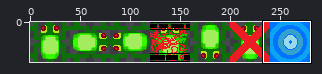
Two states of a sprite sheet, frogger/frog_gimp.png. The picture above shows the old version from afar; the outline marks the close-up.
Close-up. Before the commit:
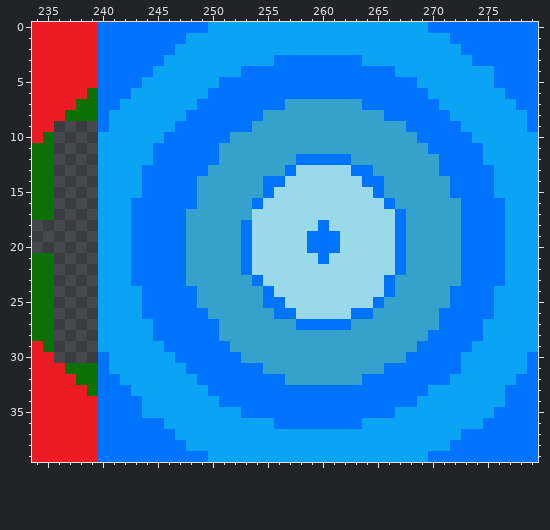
The file is 280x40 pixels. Shown: x 234..279, y 0..39.
New version:
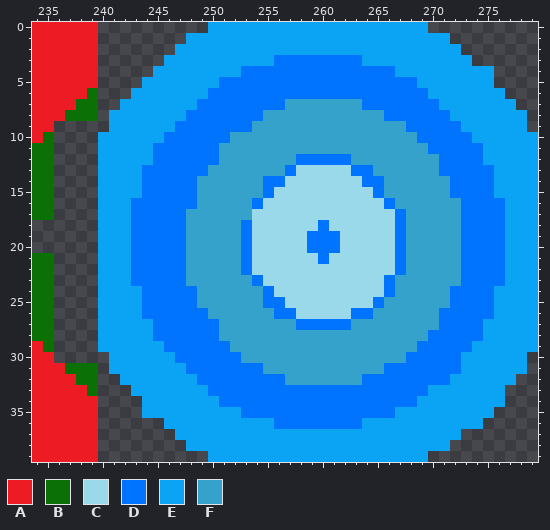
Palette (. is transparent): A #ed1c24  B #0b7005  C #99d9ea  D #0073ff  E #0ba3f4  F #34a2cb
Change:
The edit erases colour D in row 0 at x 240 to 249 and 270 to 279; in row 1 at x 240 to 247 and 272 to 279; in row 2 at x 240 to 246 and 273 to 279; in row 3 at x 240 to 245 and 274 to 279; in row 4 at x 240 to 244 and 276 to 279; in row 5 at x 240 to 243 and 276 to 279.
The edit erases colour D in row 6 at x 240 to 242 and 277 to 279; in row 7 at x 240 to 241 and 278 to 279; in rows 8 to 9 at x 240 and 279; in rows 30 to 31 at x 240 and 279; in row 32 at x 240 to 241 and 278 to 279; in row 33 at x 240 to 242 and 277 to 279.
The edit erases colour D in row 34 at x 240 to 243 and 277 to 279; in row 35 at x 240 to 243 and 276 to 279; in row 36 at x 240 to 245 and 275 to 279; in row 37 at x 240 to 246 and 273 to 279; in row 38 at x 240 to 247 and 272 to 279; in row 39 at x 240 to 249 and 270 to 279.
Pixel boxes of the changes (left, top, right, bottom) in both close-ups:
erased: (98, 22, 208, 132)
erased: (428, 22, 538, 132)
erased: (98, 352, 208, 462)
erased: (428, 352, 538, 462)
